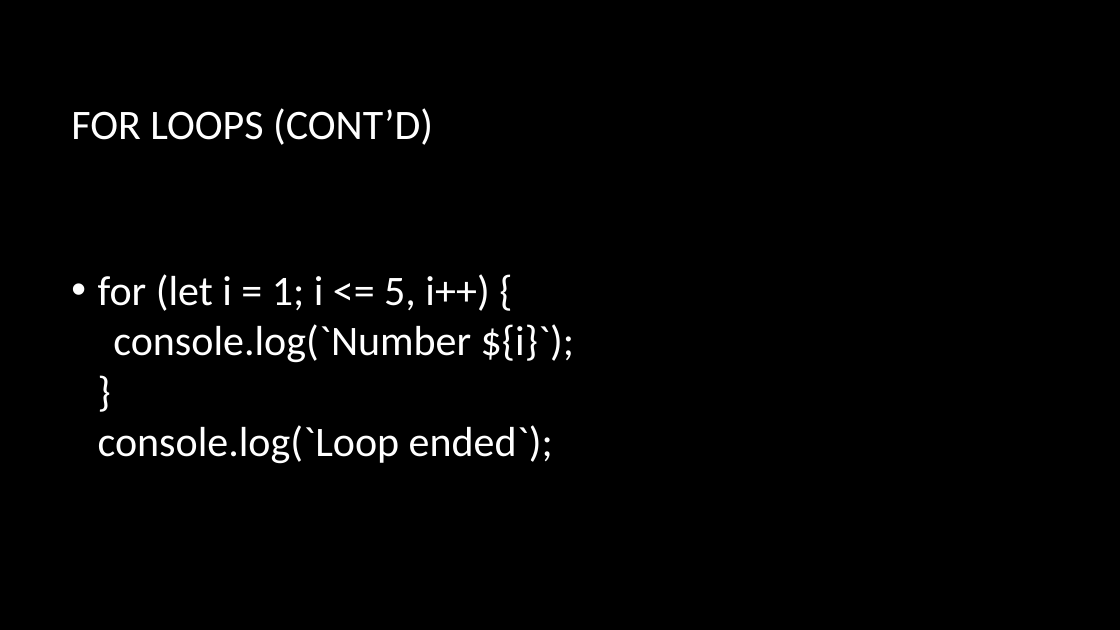
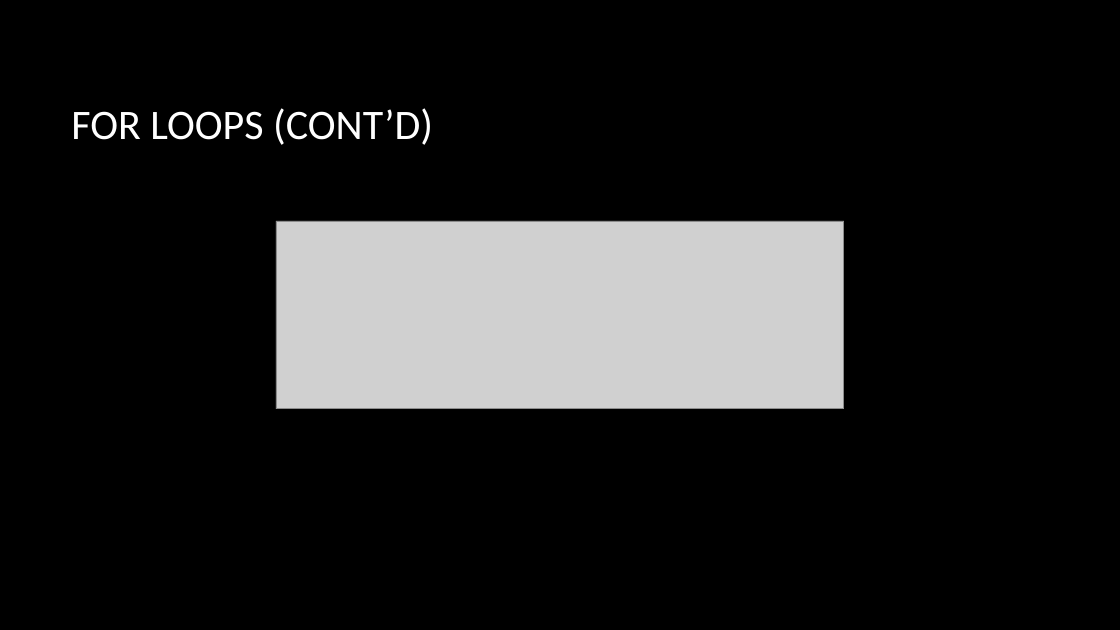
Before and after one commit to dtarvin/JavaScript-Class, a slide deck: slide 6 of slides for class/my slides/Loops.pptx (slide 5 before the commit). Drawn at 1120x630 pixels with LibreOffice and Linux fonts; fonts in the diff are those of the drawing; grey boxes stand for pictures; background and template pictures are left out. Boxes give left, top, right and bottom in pixels: in the first picture for what was removed or moved away, otherwise in the second. Text is boxed around its words. In the diff, an @@ line names an element or a change of style, - is before the commit and + after.

```diff
--- a/slides for class/my slides/Loops.pptx
+++ b/slides for class/my slides/Loops.pptx
@@ picture added at (276,221,844,409) @@
@@ text removed at (98,274,574,464) @@
-• for (let i = 1; i <= 5, i++) {
-  console.log(`Number ${i}`);
-  }
-  console.log(`Loop ended`);
```
Also in this commit, not shown: 3 other slides changed, 14 slides added, 1 slide removed, 45 other files.
